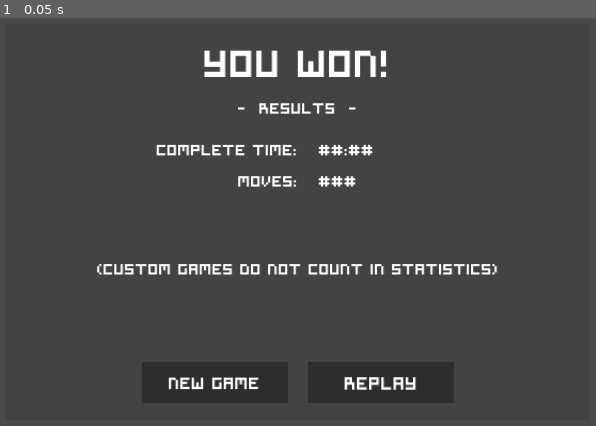
Above: before the commit, frame 1.
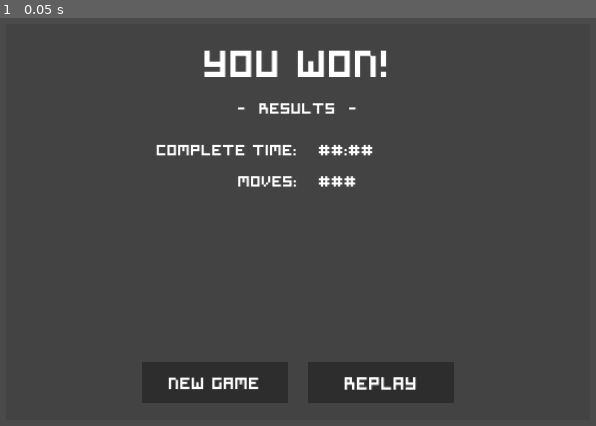
Above: after the commit, the same moment.

Repository: rawii22/FreeCellGodot
Game: Godot game, scene res://Scenes/UI/win_screen.tscn
Two runs of this game, one before a commit and one after it. Both use one fixed random seed, a clock stepped at 60 frames per second and the inputs below. This scene is started directly instead of the project's main scene.
Inputs:
- Up to frame 1 (0.05 s): no input

The runs differ from the first frame. In frame 1, 1.0% of the frame differs, in the area x 16-84%, y 60-63%.

Commit message:
Only confirm quit when game is in progress
-When you quit the game, the player will only be shown a confirmation screen if they are in the middle of an unfinished game.
-Fixed a bug on the info screen where clicking the "Reset Stats" button would not clear the win rate.
-Forgot to hide the custom game message on the win screen by default again.

Diff:
--- a/Scenes/UI/info_screen.gd
+++ b/Scenes/UI/info_screen.gd
@@ -49,6 +49,8 @@
 	$StatsBackground/GamesWon.text = str(table.games_won)
 	if table.games_played > 0:
 		$StatsBackground/WinRate.text = "%.2f" % ((float(table.games_won) / table.games_played) * 100) + "%"
+	else:
+		$StatsBackground/WinRate.text = ""
 	if table.best_moves != table.move_reset_value:
 		$StatsBackground/BestTime.text = "%d:%02d" % [floor(table.best_time / 60), int(table.best_time) % 60]
 		$StatsBackground/BestMoves.text = str(table.best_moves)
--- a/Scenes/UI/settings_menu.gd
+++ b/Scenes/UI/settings_menu.gd
@@ -115,10 +115,12 @@
 
 func _on_quit_pressed():
 	quitting = true
-	var confirmation_screen = confirm_screen_scene.instantiate()
-	get_parent().add_child(confirmation_screen)
-	var response = await confirmation_screen.confirm("Quit?\n(Unfinished non-custom games will count as a loss)", true)
-	confirmation_screen.queue_free()
+	var response = true
+	if !table.won and table.move_made_on_current_hand:
+		var confirmation_screen = confirm_screen_scene.instantiate()
+		get_parent().add_child(confirmation_screen)
+		response = await confirmation_screen.confirm("Quit?\n(Unfinished non-custom games will count as a loss)", true)
+		confirmation_screen.queue_free()
 	if response:
 		table.end_game(true)
 		get_tree().quit()
--- a/Scenes/UI/win_screen.tscn
+++ b/Scenes/UI/win_screen.tscn
@@ -97,6 +97,7 @@
 text = "###"
 
 [node name="CustomGameMessage" type="Label" parent="."]
+visible = false
 layout_mode = 0
 offset_left = 670.0
 offset_top = 1242.0
